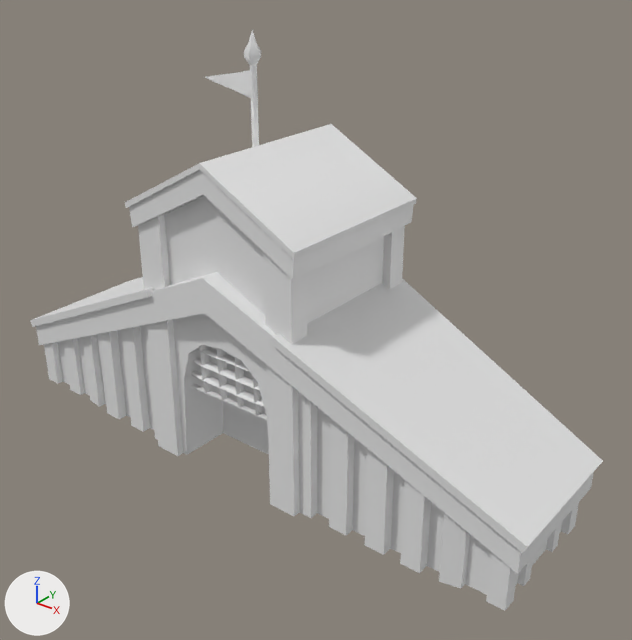
An edit to the FBX model Sources/Art/FBX(unwrapped)/3D_TownHallOld.FBX, drawn before and after from the same camera.
One viewpoint serves both versions: a 50 mm lens placed at (8.6, -9.69, 8.66), pointed at (0.77, 0.11, 2.58). The lights are fixed; the arrows at lower left show +X, +Y and +Z. Where no turn or scale is listed for an object, it has been applied to the vertices.
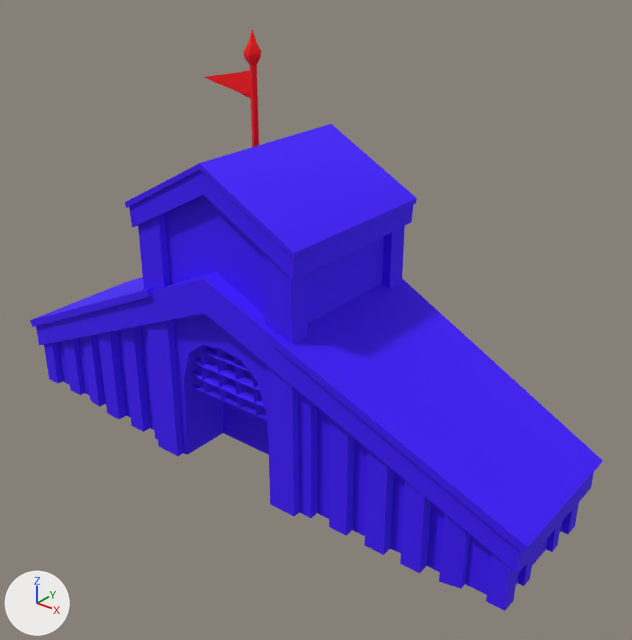
Commit message: Update TownHallOld 2.0

Pixel boxes (x1, y1, x2, y2) of what changed, in the pictures (632 x 640 px):
'Box003', recoloured
    both: (30, 124, 603, 611)
'Cylinder002', recoloured (grey to red)
    both: (205, 29, 261, 147)

Diff of the bpy script that builds the scene:
```diff
--- a/Sources/Art/FBX(unwrapped)/3D_TownHallOld.FBX.py
+++ b/Sources/Art/FBX(unwrapped)/3D_TownHallOld.FBX.py
@@ mat_flag @@
+mat_flag = principled_material('Flag')
+mat_flag.base_color = (1.0, 0.0, 0.0)  # red #ff0000
+mat_flag.roughness = 0.859
@@ mat_townhallold @@
+mat_townhallold = principled_material('TownHallOld')
+mat_townhallold.base_color = (0.0471, 0.0, 1.0)  # purple #3d00ff
+mat_townhallold.roughness = 0.859
@@ me_mesh @@
 me_mesh.from_pydata(...)  # 649 vertices, 505 faces; spans x -5.25..5.25, y -1.56..1.56, z 0.0..5.35
+me_mesh.materials.append(mat_townhallold)  # purple #3d00ff
@@ me_mesh_001 @@
 me_mesh_001.from_pydata(...)  # 68 vertices, 66 faces; spans x -1.11..0.15, y -0.14..0.14, z -1.94..0.53
+me_mesh_001.materials.append(mat_flag)  # red #ff0000
```
